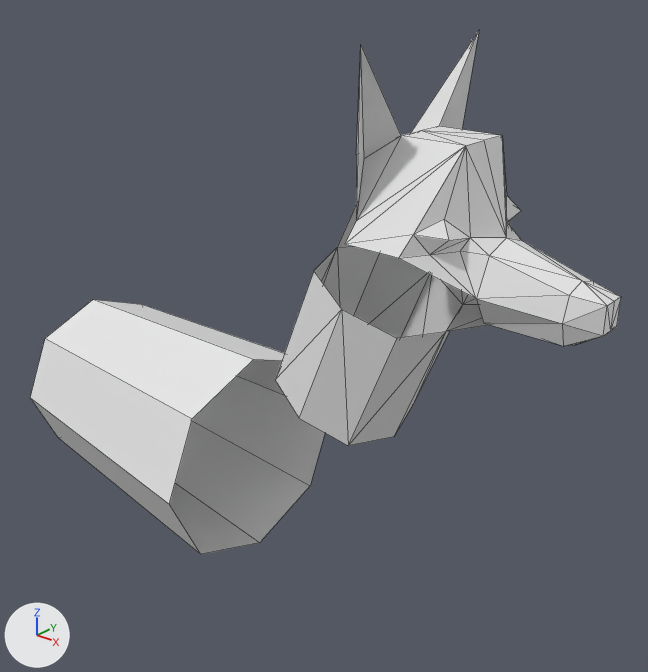
Before and after pictures for a commit that changed the Blender file 3d/dog/little-blocks.blend.
Camera for both pictures: a 50 mm lens placed at (10.05, -9.17, 7.29), pointed at (1.62, 0.6, 1.67). Every picture has the same lights, and +X, +Y and +Z are marked at lower left. Mesh edges are drawn as thin lines.

In view in the first picture: 'Плоскость'.
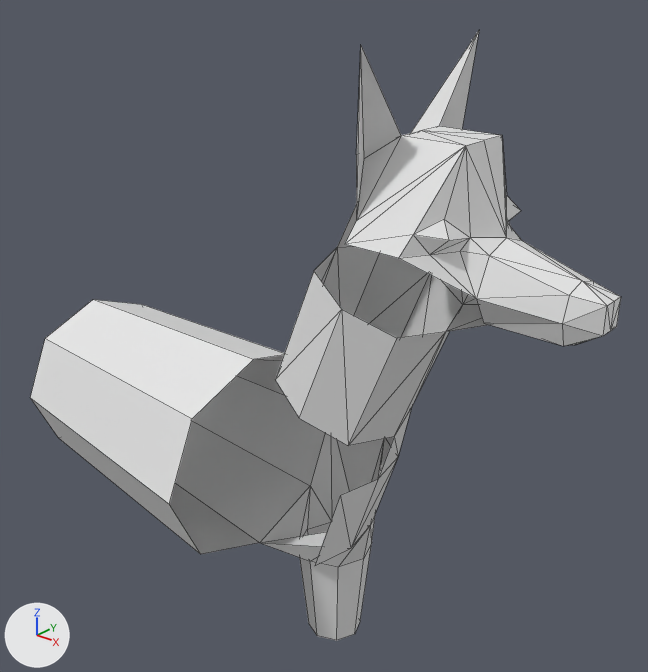
What differs and where, as boxes [x1, y1, x2, y2] in the pictures (648 x 672 px):
'Плоскость', reshaped (17% taller): before [30, 31, 621, 554]; after [30, 31, 621, 641]
part 1 of me_плоскость, added: after [259, 355, 411, 641]

The change, as a diff of the scene's bpy script:
```diff
--- a/3d/dog/little-blocks.blend.py
+++ b/3d/dog/little-blocks.blend.py
@@ me_плоскость @@
 # used by ob_плоскость; location = (0.0, 0.0, 0.0)
-me_плоскость.from_pydata(...)  # 89 vertices, 127 faces; spans x -3.64..6.4, y -1.91..1.91, z -2.39..6.3
+me_плоскость.from_pydata(...)  # 112 vertices, 163 faces; spans x -3.64..6.4, y -1.91..1.91, z -4.35..6.3
+# me_плоскость part 1
+# 23 vertices are added at x 0.83..3.2, y -0.7..1.9, z -4.35..0.0
+# 36 new faces join them
```
